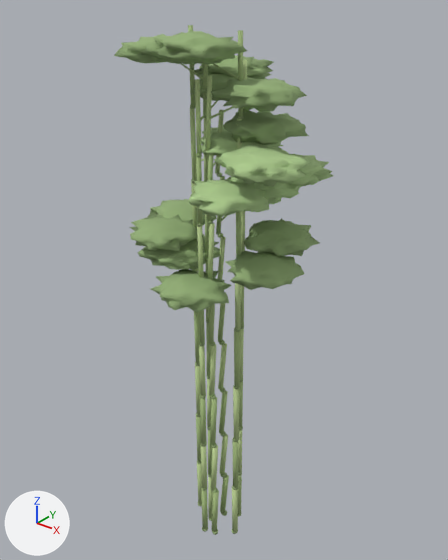
Renders of the glTF model assets/models/bamboo_cluster.glb from each side of a commit.
Camera for both pictures: a 50 mm camera at (5.4, -6.44, 8.91) aimed at (-0.06, 0.39, 4.68). The axes (+X, +Y, +Z) are drawn at lower left. The lights are the same throughout. The first picture is the older version.

Script lines for the objects in view, before the commit:
```python
me_geometry_0 = bpy.data.meshes.new('geometry_0')
me_geometry_0.from_pydata(...)  # 5446 vertices, 10276 faces; spans x -1.55..1.7, y -1.09..1.46, z -0.02..8.37
me_geometry_0.materials.append(mat_vc_mat)
ob_geometry_0 = bpy.data.objects.new('geometry_0', me_geometry_0)
ob_geometry_0.location = (0.0, 0.0, 0.0)
```
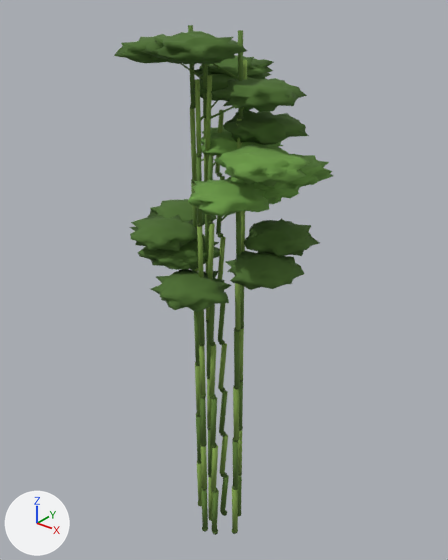
The edits, one by one:
me_geometry_0 has 5446 vertices, 10276 faces and spans x -1.55..1.7, y -1.09..1.46, z -0.02..8.37.
me_geometry_0 is used by ob_geometry_0; location (0.0, 0.0, 0.0).
me_geometry_0 part 1: 7252 faces centred in x -1.51..1.49, y -0.96..1.34, z -0.02..8.37 are repainted in the vertex colours; the middle colour goes from green #96b179 to dark green #4d702e.
me_geometry_0 part 2: 3024 faces centred in x -0.62..1.66, y -1.06..1.41, z 0.01..7.97 are repainted in the vertex colours; the middle colour goes from green #afcd8f to green #6c9b45.

Where the change shows, as pixel boxes [x1, y1, x2, y2] in the pictures (448 x 560 px):
part 1 of me_geometry_0, recoloured (green to dark green)
    both: [114, 25, 320, 535]
part 2 of me_geometry_0, recoloured (darker)
    both: [188, 60, 333, 533]
